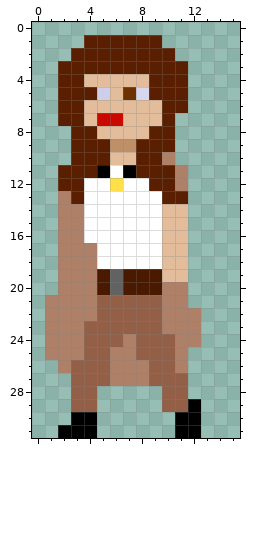
Pixel-art sprite -- main/resources/sprites/matkaKacpra_left2.png. Above: the version before the commit.
The file is 16x32 pixels. Pixels under 10% opacity are left out.
The same view after the edit:
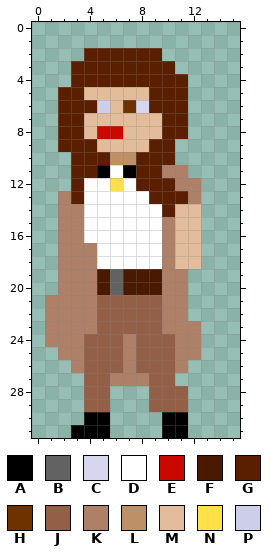
Palette (. is transparent): A #000000  B #626262  C #d6d6ed  D #ffffff  E #ca0800  F #491900  G #591f00  H #6d3200  J #936047  K #af8068  L #be9067  M #e2bc9b  N #ffe048  P #cdcee9
From old to new:
@@ x 0..15 @@
  0 ................
- 1 ....GGGGGG......
- 2 ...GGGGGGGG.....
- 3 ..GGGGGGGGGG....
- 4 ..GGMMMMMGGG....
- 5 ..GGGPMHCGGG....
- 6 ..GGMMMMMMGG....
- 7 ..GGMEEMMMG.....
- 8 ...GGMMMMGG.....
- 9 ...GGGLLGGG.....
-10 ...GGGMMGGK.....
-11 ..GGGADAGGGK....
-12 ..GGDDNDDGGK....
-13 ..KGDDDDDDGG....
-14 ..KKDDDDDDMM....
-15 ..KKDDDDDDMM....
-16 ..KKDDDDDDMM....
-17 ..KKKDDDDDMM....
-18 ..KKKDDDDDMM....
-19 ..KKKFBFFFMM....
+ 1 ................
+ 2 ....GGGGGG......
+ 3 ...GGGGGGGG.....
+ 4 ...GGGGGGGGG....
+ 5 ..GGMMMMMGGG....
+ 6 ..GGGPMHCGGG....
+ 7 ..GGMMMMMMGG....
+ 8 ..GGMEEMMMGG....
+ 9 ..GGGMMMMGG.....
+10 ...GGGLLGGG.....
+11 ...GGADAGGKK....
+12 ...GDDNDGGGKK...
+13 ..KGDDDDDGGGK...
+14 ..KKDDDDDDGMM...
+15 ..KKDDDDDDKMM...
+16 ..KKDDDDDDKMM...
+17 ..KKKDDDDDKMM...
+18 ..KKKDDDDDKMM...
+19 ..KKKFBFFFKK....
 20 ..KKKFBFFFKK....
 21 .KKKKJJJJJKK....
-22 .KKKKJJJJJKKK...
-23 .KKKJJJJJJKKK...
+22 .KKKKJJJJJKK....
+23 .KKKKJJJJJKKK...
 24 .KKKJJJKJJJKK...
-25 .KKKJJKKJJJK....
-26 ..KJJJKKKJJK....
-27 ...JJJKKKJJJ....
-28 ...JJ.....JJ....
-29 ...JJ.....JJA...
-30 ...AA......AA...
-31 ..AAA......AA...
+25 ..KKJJJKJJJKK...
+26 ...KJJJKJJJK....
+27 ....JJKKKJJ.....
+28 ....JJ...JJJ....
+29 ....JJ...JJJ....
+30 ....AA....AA....
+31 ...AAA....AA....
Boxes around the changes in both pictures, in picture pixels (x1, y1, x2, y2):
changed: (45, 35, 201, 438)
